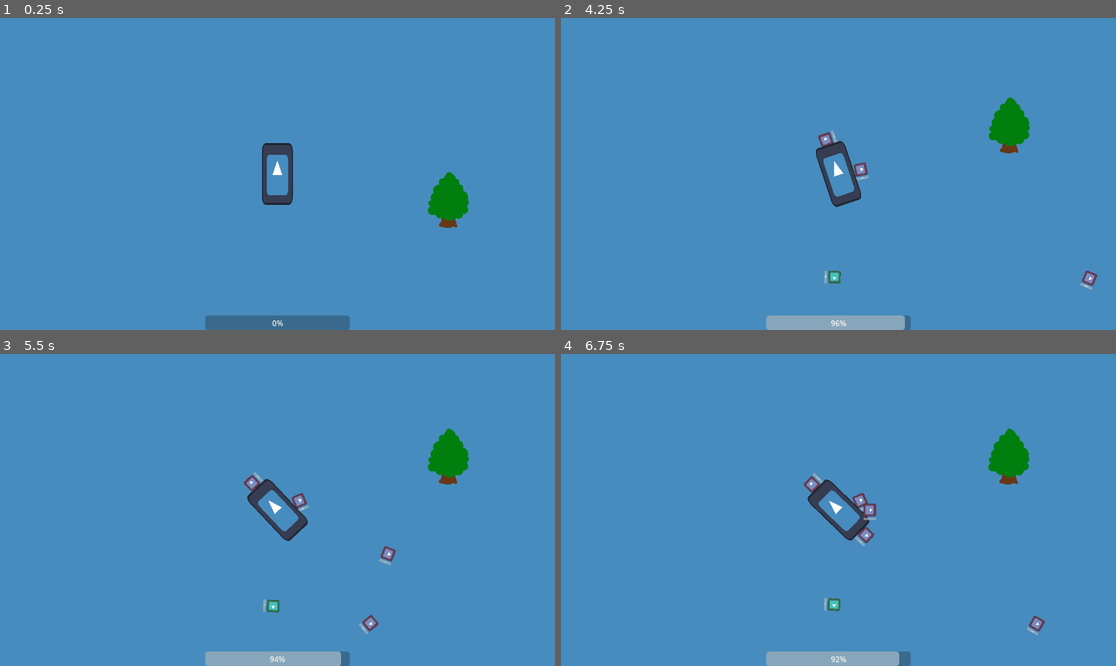
Above: before the commit, frames 1-4 (two rows, left to right).
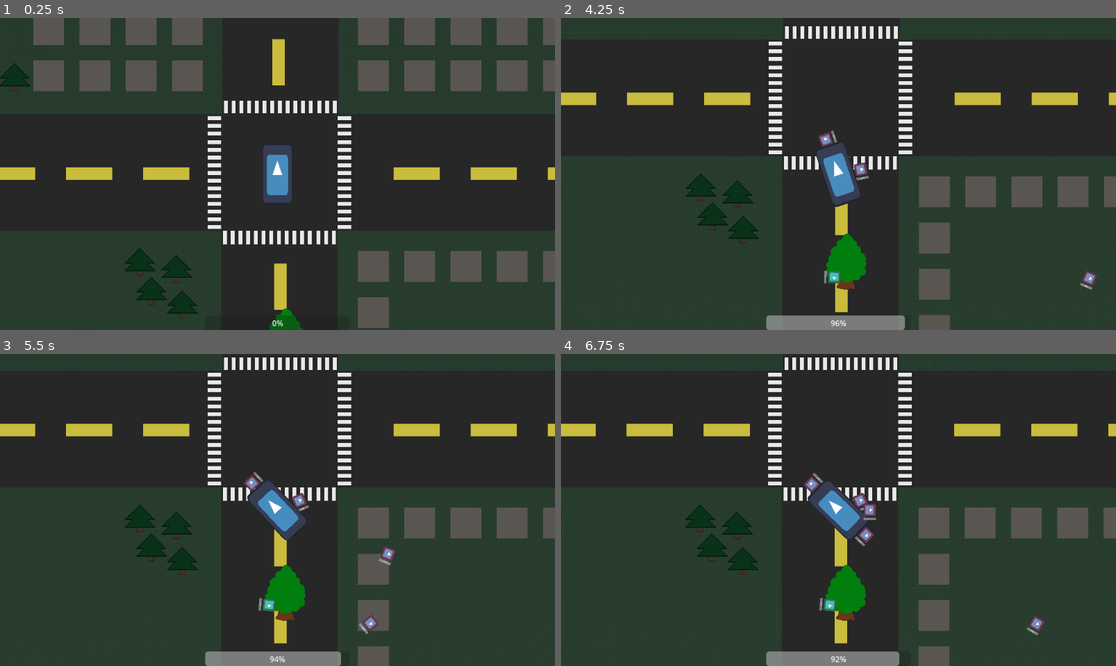
Above: after the commit, the same moments.

Repository: LeBulldoge/torqueterror
Game: Godot game, scene res://main.tscn
The game is run twice, just before and just after one commit, with the same random seed, the same clock (stepped at 60 frames per second) and the same inputs. The engine's default icon, where the game draws it, is replaced by a stand-in: a white triangle on a blue panel in a dark square.
Inputs:
- Up to frame 1 (0.25 s): no input
- Up to frame 2 (4.25 s): tap Enter at 0.5 s; hold D (steer_right) 0.53-1.28 s; tap S (decelerate) every 0.75 s from 0.6 to 3.6 s; hold A (steer_left) 1.28-2.03 s; hold D (steer_right) 2.03-2.78 s; hold W (accelerate) 2.78-3.53 s; hold A (steer_left) from 3.53 s (still down)
- Up to frame 3 (5.5 s): keep holding A (steer_left); tap S (decelerate) at 4.35, 5.1 s
- Up to frame 4 (6.75 s): release A (steer_left) at 5.78 s; hold D (steer_right) 5.78-6.53 s; tap S (decelerate) at 5.85, 6.6 s; hold W (accelerate) from 6.53 s (still down)

The runs differ from the first frame. In frame 1, 99% of the frame differs, in the area x 0-100%, y 0-100%; in frame 2, 99%; in frame 3, 99%; in frame 4, 98%.

Commit message:
Added a map sprite

Diff:
--- a/main.tscn
+++ b/main.tscn
@@ -1,8 +1,8 @@
 [gd_scene load_steps=9 format=3 uid="uid://mn5kouylgoij"]
 
 [ext_resource type="Script" path="res://main.gd" id="1_mpdvn"]
-[ext_resource type="Texture2D" uid="uid://bqs2kod2xac7k" path="res://icon.svg" id="2_86pjw"]
 [ext_resource type="Script" path="res://hud.gd" id="3_6474f"]
+[ext_resource type="Texture2D" uid="uid://cby16p73b56ck" path="res://sprites/map.png" id="3_jkukl"]
 [ext_resource type="PackedScene" uid="uid://b1bqbrxqh68jc" path="res://scenes/tree.tscn" id="4_j4jkh"]
 [ext_resource type="PackedScene" uid="uid://coe45xtjvuehr" path="res://vehicle/player.tscn" id="5_gcot7"]
 [ext_resource type="Script" path="res://resources/health.gd" id="6_rgwm8"]
@@ -21,9 +21,8 @@
 script = ExtResource("1_mpdvn")
 
 [node name="Floor" type="Sprite2D" parent="."]
-position = Vector2(1362, 1851)
-scale = Vector2(56.0313, 60.5938)
-texture = ExtResource("2_86pjw")
+scale = Vector2(2, 2)
+texture = ExtResource("3_jkukl")
 
 [node name="SpawnTimer" type="Timer" parent="."]
 
@@ -56,6 +55,7 @@
 position = Vector2(355, 49)
 
 [node name="Player" parent="Map" instance=ExtResource("5_gcot7")]
+position = Vector2(339, -283)
 health = SubResource("Resource_tswo0")
 
 [connection signal="timeout" from="SpawnTimer" to="." method="_on_spawn_timer_timeout"]
Binary file added: sprites/map.png
Not shown, added: sprites/map.png.import
